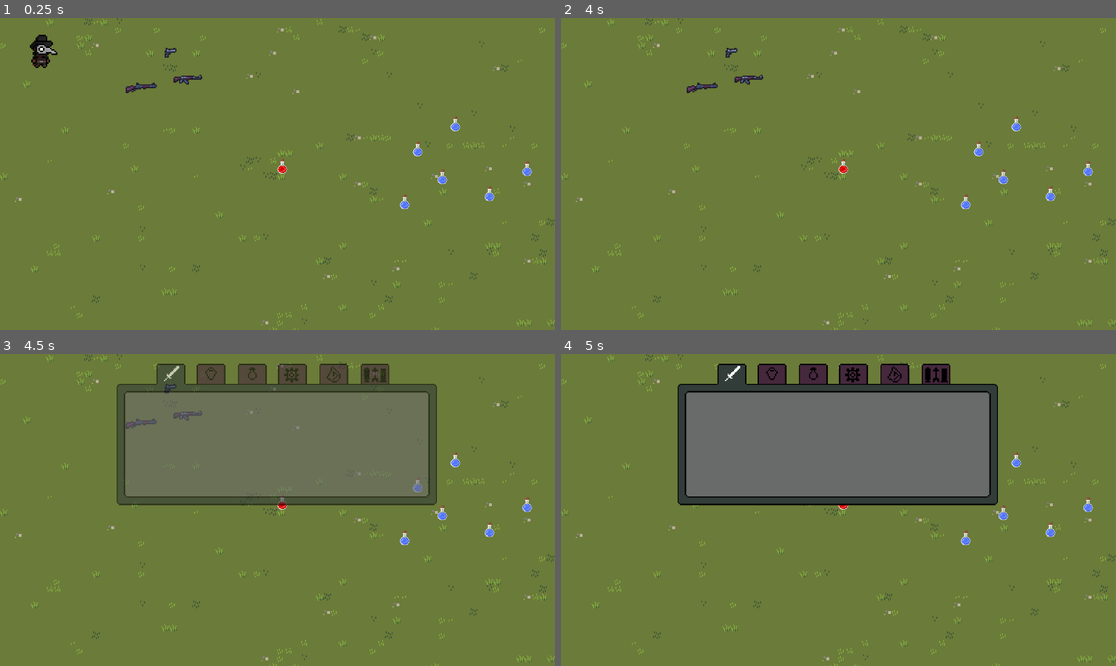
Above: before the commit, frames 1-4 (two rows, left to right).
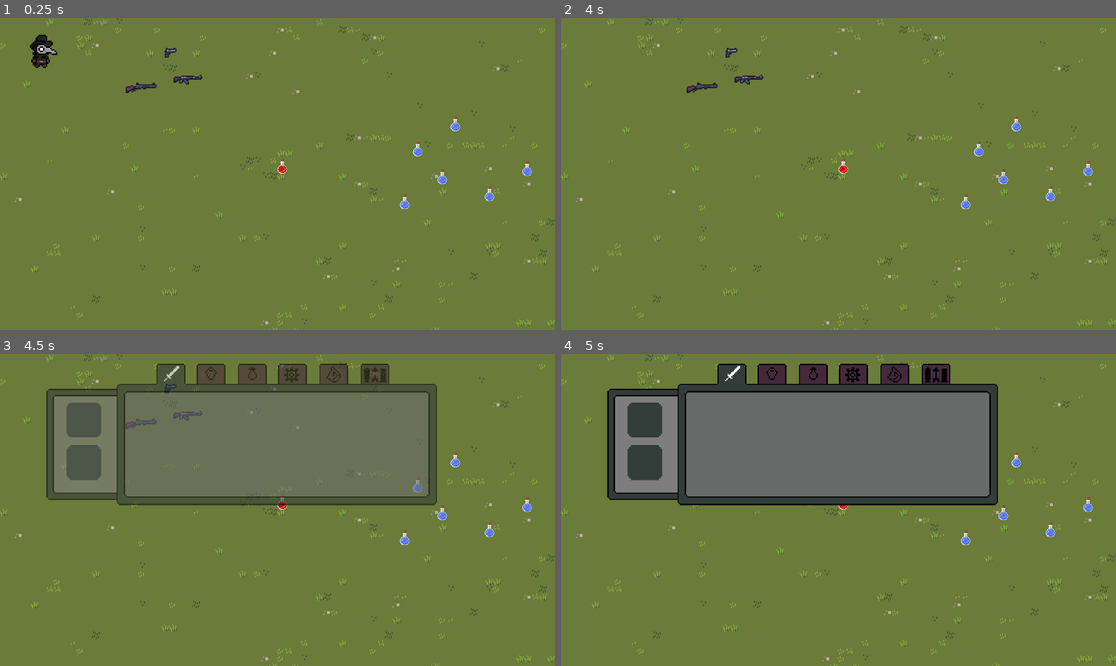
Above: after the commit, the same moments.

Repository: Matheus-Valviesse/Top-Dwon-Shooter
Game: Godot game, scene res://scenes/worlds/test/level_test.tscn
Two runs of this game, one before a commit and one after it. Both use one fixed random seed, a clock stepped at 60 frames per second and the inputs below.
Inputs (mouse positions are in pixels of both pictures, inside the frame that each line leads up to):
- Up to frame 1 (0.25 s): no input
- Up to frame 2 (4 s): tap Enter at 0.5, 2.75 s; move the mouse to (960, 158) at 0.52 s; hold W (up) 0.53-1.28 s; hold Right mouse button (mouse_rigth) 0.53-1.28 s; tap D (rigth) at 0.8, 1.35 s; tap Space at 1.25, 3.5 s; move the mouse to (727, 189) at 1.27 s; hold S (down) 1.28-2.03 s; tap E (take) at 1.55, 2.1 s; move the mouse to (894, 105) at 2.02 s; hold 1 (weapon_1, bound only after the commit) 2.03-2.78 s; hold W (up) 2.03-3.53 s; move the mouse to (810, 236) at 2.77 s; tap 1 (weapon_1, bound only after the commit) at 2.85 s; tap 2 (weapon_2, bound only after the commit) at 3.05 s; move the mouse to (1005, 220) at 3.52 s; hold A (left) from 3.53 s (still down); hold 2 (weapon_2, bound only after the commit) from 3.53 s (still down); right-click (1005, 220) at 3.8 s
- Up to frame 3 (4.5 s): keep holding A (left); tap Tab (inventory) at 4.15 s; move the mouse to (111, 463) at 4.27 s; release 2 (weapon_2, bound only after the commit) at 4.28 s; right-click (111, 463) at 4.35 s
- Up to frame 4 (5 s): keep holding A (left); tap D (rigth) at 4.55 s

Frames 1-2 are identical in both runs. In frame 3, 4.5% of the frame differs, in the area x 8-22%, y 11-47%; in frame 4, 4.5%.

Commit message:
functional weapon slot, insertion and removal of items, and slots already equip the weapon in the player and functional weapon exchange

Diff:
--- a/inventory/inventory_container/inventory_container.gd
+++ b/inventory/inventory_container/inventory_container.gd
@@ -13,9 +13,10 @@
 
 var inventory 	: Array = []
 
+var weapons = [null,null]
+var weapon_value = 1
+
 func _ready():
-	set_process(false)
-	set_process_input(false)
 	set_inventory_window(inventory_window)
 
 func set_inventory_window(name):
@@ -43,17 +44,26 @@
 
 		else:
 
-			inventory.append([name,image,type,data.get_path(),status])
+			inventory.append([name,image,type,valid_path(data),status])
 
 
 	else:
 
-		inventory.append([name,image,type,data.get_path(),status])
+		inventory.append([name,image,type,valid_path(data),status])
 
 
 	if inventory_window == type:
 
 		set_itens(inventory_window)
+
+func valid_path(pathOrNode):
+	print(pathOrNode)
+	if pathOrNode is NodePath:
+		return pathOrNode
+	elif pathOrNode is String:
+		return pathOrNode
+	else:
+		return pathOrNode.scene_file_path
 
 func valid_amount(type,value):
 
@@ -62,6 +72,7 @@
 	else :
 		return 1
 
+
 func set_itens(category):
 
 	var itens = v_container_itens.get_children()
@@ -87,24 +98,110 @@
 
 	if anim_name == "show":
 		set_process(true)
-		set_process_input(true)
 
 	if anim_name == "hide":
 		set_process(false)
-		set_process_input(false)
 
 func _input(event):
-
-	if event.is_action_pressed("mouse_rigth"):
-		for child in v_container_itens.get_children():
-
-			var mouse_p = event.position
-			var rect = child.get_global_rect()
-
-			if rect.has_point(mouse_p):
-				print(child.item_name)
-			else:
-				print("nada")
-
+	if inventory_container.modulate[3] == 1:
+		if event.is_action_pressed("mouse_rigth"):
+
+			for child in v_container_itens.get_children():
+
+				var mouse_p = event.position
+				var rect = child.get_global_rect()
+
+				if rect.has_point(mouse_p):
+
+					var exist_index
+
+					for index in range(inventory.size()):
+						var item = inventory[index]
+						if item[0] == child.item_name:
+							exist_index = index
+							break
+
+					var item = inventory[exist_index]
+					set_in_slot(item,exist_index)
+					spawn_weapon(exist_index)
+			var slots
+
+			match inventory_window:
+				'weapon':
+					slots = $Weapons.get_children()
+
+			if slots != null:
+				for item_i in slots:
+					var mouse_p = event.position
+					var rect = item_i.get_global_rect()
+
+					if rect.has_point(mouse_p):
+
+						if item_i.item_name != null and item_i.item_status != null :
+
+							insert_item(
+								item_i.item_type,
+								item_i.item_name,
+								item_i.item_texture,
+								item_i.item_path,
+								item_i.item_status)
+
+							match inventory_window:
+								'weapon':
+									weapons[item_i.item_index] = null
+
+							spawn_weapon(item_i.item_index)
+							item_i.reset_item()
+
+	if event.is_action_pressed("weapon_1") and weapon_value != 1 and weapons[0] != null:
+		spawn_weapon(0)
+	if event.is_action_pressed("weapon_2") and weapon_value != 2 and weapons[1] != null:
+		spawn_weapon(1)
+
+func spawn_weapon(value):
+	weapon_value = value + 1
+	var weapon
+	var weapon_instance
+
+	if weapon != null:
+		weapon.queue_free()
+	if  weapon_instance != null:
+		weapon_instance.queue_free()
+
+	if weapons[value] != null:
+		weapon = load(weapons[value][3])
+		weapon_instance = weapon.instantiate()
+		weapon_instance.z_index = 99
+		get_parent().get_parent().get_node(".").add_child(weapon_instance)
+
+		get_tree().call_group("player","set_weapon",weapon_instance,'spawn')
+		return
+
+	get_tree().call_group("player","set_weapon",weapon_instance,'delete')
 func _process(delta):
 	pass
+
+func set_in_slot(item,i):
+
+	if inventory_window == 'weapon':
+		var index = weapons.find(null)
+
+		if index != -1:
+			weapons[index] = [
+				item[0],
+				item[1],
+				item[2],
+				item[3],
+				item[4]]
+
+			var slot = $Weapons.get_child(index)
+			slot.item_index = index
+			slot.item_name = item[0]
+			slot.item_texture = item[1]
+			slot.item_type = item[2]
+			slot.item_path = item[3]
+			slot.item_status = item[4]
+			slot.set_item_texture()
+
+			inventory.remove_at(i)
+			set_inventory_window(inventory_window)
--- a/inventory/inventory_container/inventory_container.tscn
+++ b/inventory/inventory_container/inventory_container.tscn
@@ -94,132 +94,6 @@
 "RESET": SubResource("Animation_34jrs"),
 "hide": SubResource("Animation_3sdoa"),
 "show": SubResource("Animation_65t1j")
-}
-
-[sub_resource type="Animation" id="Animation_7w6n8"]
-length = 0.001
-tracks/0/type = "value"
-tracks/0/imported = false
-tracks/0/enabled = true
-tracks/0/path = NodePath(".:visible")
-tracks/0/interp = 1
-tracks/0/loop_wrap = true
-tracks/0/keys = {
-"times": PackedFloat32Array(0),
-"transitions": PackedFloat32Array(1),
-"update": 1,
-"values": [true]
-}
-tracks/1/type = "value"
-tracks/1/imported = false
-tracks/1/enabled = true
-tracks/1/path = NodePath(".:modulate")
-tracks/1/interp = 1
-tracks/1/loop_wrap = true
-tracks/1/keys = {
-"times": PackedFloat32Array(0),
-"transitions": PackedFloat32Array(1),
-"update": 0,
-"values": [Color(1, 1, 1, 0)]
-}
-tracks/2/type = "value"
-tracks/2/imported = false
-tracks/2/enabled = true
-tracks/2/path = NodePath(".:position")
-tracks/2/interp = 1
-tracks/2/loop_wrap = true
-tracks/2/keys = {
-"times": PackedFloat32Array(0),
-"transitions": PackedFloat32Array(1),
-"update": 0,
-"values": [Vector2(-55.3333, 24.6667)]
-}
-
-[sub_resource type="Animation" id="Animation_sq7b0"]
-resource_name = "hide"
-length = 0.3
-tracks/0/type = "value"
-tracks/0/imported = false
-tracks/0/enabled = true
-tracks/0/path = NodePath(".:visible")
-tracks/0/interp = 1
-tracks/0/loop_wrap = true
-tracks/0/keys = {
-"times": PackedFloat32Array(0.3),
-"transitions": PackedFloat32Array(1),
-"update": 1,
-"values": [true]
-}
-tracks/1/type = "value"
-tracks/1/imported = false
-tracks/1/enabled = true
-tracks/1/path = NodePath(".:modulate")
-tracks/1/interp = 1
-tracks/1/loop_wrap = true
-tracks/1/keys = {
-"times": PackedFloat32Array(0, 0.3),
-"transitions": PackedFloat32Array(1, 1),
-"update": 0,
-"values": [Color(1, 1, 1, 1), Color(1, 1, 1, 0)]
-}
-tracks/2/type = "value"
-tracks/2/imported = false
-tracks/2/enabled = true
-tracks/2/path = NodePath(".:position")
-tracks/2/interp = 1
-tracks/2/loop_wrap = true
-tracks/2/keys = {
-"times": PackedFloat32Array(0, 0.3),
-"transitions": PackedFloat32Array(1, 1),
-"update": 0,
-"values": [Vector2(-55.3333, 24.6667), Vector2(1.33335, 24.6667)]
-}
-
-[sub_resource type="Animation" id="Animation_1d5cp"]
-resource_name = "show"
-length = 0.4
-tracks/0/type = "value"
-tracks/0/imported = false
-tracks/0/enabled = true
-tracks/0/path = NodePath(".:visible")
-tracks/0/interp = 1
-tracks/0/loop_wrap = true
-tracks/0/keys = {
-"times": PackedFloat32Array(0),
-"transitions": PackedFloat32Array(1),
-"update": 1,
-"values": [true]
-}
-tracks/1/type = "value"
-tracks/1/imported = false
-tracks/1/enabled = true
-tracks/1/path = NodePath(".:modulate")
-tracks/1/interp = 1
-tracks/1/loop_wrap = true
-tracks/1/keys = {
-"times": PackedFloat32Array(0, 0.4),
-"transitions": PackedFloat32Array(1, 1),
-"update": 0,
-"values": [Color(1, 1, 1, 0), Color(1, 1, 1, 1)]
-}
-tracks/2/type = "value"
-tracks/2/imported = false
-tracks/2/enabled = true
-tracks/2/path = NodePath(".:position")
-tracks/2/interp = 1
-tracks/2/loop_wrap = true
-tracks/2/keys = {
-"times": PackedFloat32Array(0, 0.4),
-"transitions": PackedFloat32Array(1, 1),
-"update": 0,
-"values": [Vector2(1.33335, 24.6667), Vector2(-55.3333, 24.6667)]
-}
-
-[sub_resource type="AnimationLibrary" id="AnimationLibrary_5gjsh"]
-_data = {
-"RESET": SubResource("Animation_7w6n8"),
-"hide": SubResource("Animation_sq7b0"),
-"show": SubResource("Animation_1d5cp")
 }
 
 [node name="InventoryContainer" type="Control" groups=["inventory"]]
@@ -318,8 +192,7 @@
 "": SubResource("AnimationLibrary_iwc6o")
 }
 
-[node name="TextureRect" type="TextureRect" parent="."]
-modulate = Color(1, 1, 1, 0)
+[node name="Weapons" type="TextureRect" parent="."]
 z_index = 200
 layout_mode = 0
 offset_left = -55.3333
@@ -328,12 +201,7 @@
 offset_bottom = 113.667
 texture = ExtResource("4_bprfk")
 
-[node name="WeaponsAnimation" type="AnimationPlayer" parent="TextureRect"]
-libraries = {
-"": SubResource("AnimationLibrary_5gjsh")
-}
-
-[node name="InventoryItem" parent="TextureRect" instance=ExtResource("5_cd3rd")]
+[node name="InventoryItem" parent="Weapons" instance=ExtResource("5_cd3rd")]
 layout_mode = 0
 offset_left = 16.3333
 offset_top = 10.6667
@@ -341,7 +209,7 @@
 offset_bottom = 50.6667
 scale = Vector2(0.7, 0.7)
 
-[node name="InventoryItem2" parent="TextureRect" instance=ExtResource("5_cd3rd")]
+[node name="InventoryItem2" parent="Weapons" instance=ExtResource("5_cd3rd")]
 layout_mode = 0
 offset_left = 16.0
 offset_top = 45.3333
--- /dev/null
+++ b/inventory/sub_sllots/weapons_slot.gd
@@ -0,0 +1,23 @@
+extends TextureRect
+
+var item_index = null
+var item_name = null
+var item_type = null
+var item_texture = null
+var item_path = null
+var item_status = null
+
+@onready var i_texture = $ItemTexture
+
+func set_item_texture():
+		i_texture.set_texture(load(item_texture))
+
+func reset_item():
+	i_texture.set_texture(null)
+
+	item_index = null
+	item_name = null
+	item_type = null
+	item_texture = null
+	item_path = null
+	item_status = null
--- a/inventory/sub_sllots/weapons_slot.tscn
+++ b/inventory/sub_sllots/weapons_slot.tscn
@@ -1,12 +1,14 @@
-[gd_scene load_steps=2 format=3 uid="uid://bn62gxr6kkfmf"]
+[gd_scene load_steps=3 format=3 uid="uid://bn62gxr6kkfmf"]
 
 [ext_resource type="Texture2D" uid="uid://tcbkdxju4sya" path="res://inventory/item/item_background.png" id="1_mlt63"]
+[ext_resource type="Script" path="res://inventory/sub_sllots/weapons_slot.gd" id="2_i4csp"]
 
 [node name="WeaponSlot" type="TextureRect"]
 custom_minimum_size = Vector2(40, 40)
 offset_right = 40.0
 offset_bottom = 40.0
 texture = ExtResource("1_mlt63")
+script = ExtResource("2_i4csp")
 
 [node name="ItemTexture" type="TextureRect" parent="."]
 clip_contents = true
--- a/player/player.gd
+++ b/player/player.gd
@@ -56,8 +56,6 @@
 
 		if equippedWeapon.can_attack == true:
 
-
-
 			# Atualiza o angulo da arma para seguir o mouse
 			var target_rotation = atan2(mouse_pos.y - equippedWeapon.global_position.y, mouse_pos.x - equippedWeapon.global_position.x)
 			equippedWeapon.global_rotation = lerp_angle(equippedWeapon.global_rotation, target_rotation, delta * 8)
@@ -69,7 +67,7 @@
 			equippedWeapon.global_position = hand.global_position
 
 		#flipa o sprite dependendo da posicao do mouse
-		if equippedWeapon.weapon_type == "range":
+		if equippedWeapon.weapon_status["weapon_type"] == "range":
 			if mouse_pos.x > player.global_position.x:
 				equippedWeapon.sprite.flip_v = false
 			else:
@@ -81,9 +79,21 @@
 				equippedWeapon.sprite.flip_h = true
 
 func _on_item_area_colision_entered(area):
-	take_item = area
-
-
+	if area.z_index == 0:
+		take_item = area
 
 func _on_item_area_colision_area_exited(area):
 	take_item = null
+
+func set_weapon(weapon,type):
+	var instantiate_weapon
+
+	if instantiate_weapon != null:
+		instantiate_weapon.queue_free()
+	if equippedWeapon != null:
+		equippedWeapon .queue_free()
+
+	if type == 'spawn':
+		instantiate_weapon = weapon
+		instantiate_weapon.global_position =  hand.global_position
+		equippedWeapon = instantiate_weapon
--- a/player/player.tscn
+++ b/player/player.tscn
@@ -16,7 +16,7 @@
 [sub_resource type="RectangleShape2D" id="RectangleShape2D_h6mir"]
 size = Vector2(11, 20)
 
-[node name="Player" type="CharacterBody2D"]
+[node name="Player" type="CharacterBody2D" groups=["player"]]
 scale = Vector2(3, 3)
 collision_mask = 513
 script = ExtResource("1_e0u4j")
@@ -34,7 +34,7 @@
 debug_color = Color(0.858824, 0, 0.313726, 0.419608)
 
 [node name="Hand" type="CollisionShape2D" parent="Arm"]
-position = Vector2(6, 0)
+position = Vector2(11.6667, 0)
 shape = SubResource("RectangleShape2D_ed265")
 
 [node name="item_area_colision" type="Area2D" parent="."]
--- a/project.godot
+++ b/project.godot
@@ -57,6 +57,16 @@
 "events": [Object(InputEventMouseButton,"resource_local_to_scene":false,"resource_name":"","device":-1,"window_id":0,"a …(253 unchanged characters)…
 ]
 }
+weapon_1={
+"deadzone": 0.5,
+"events": [Object(InputEventKey,"resource_local_to_scene":false,"resource_name":"","device":-1,"window_id":0,"alt_pressed":false,"shift_pressed":false,"ctrl_pressed":false,"meta_pressed":false,"pressed":false,"keycode":0,"physical_keycode":49,"key_label":0,"unicode":49,"echo":false,"script":null)
+]
+}
+weapon_2={
+"deadzone": 0.5,
+"events": [Object(InputEventKey,"resource_local_to_scene":false,"resource_name":"","device":-1,"window_id":0,"alt_pressed":false,"shift_pressed":false,"ctrl_pressed":false,"meta_pressed":false,"pressed":false,"keycode":0,"physical_keycode":50,"key_label":0,"unicode":50,"echo":false,"script":null)
+]
+}
 
 [rendering]
 
Not shown: 1 places in inventory/inventory_container/inventory_container.tscn that only renumber resources
